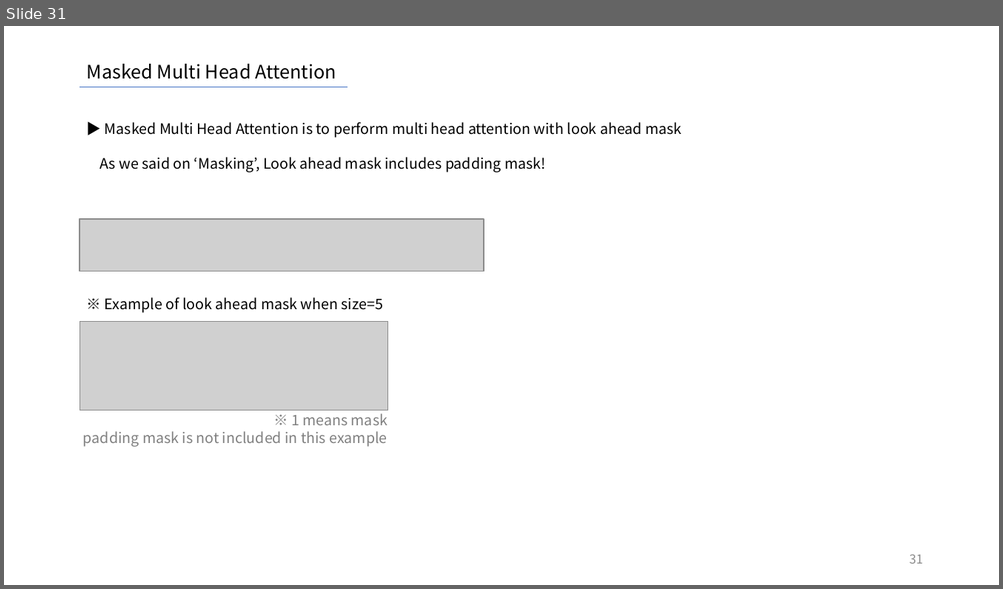
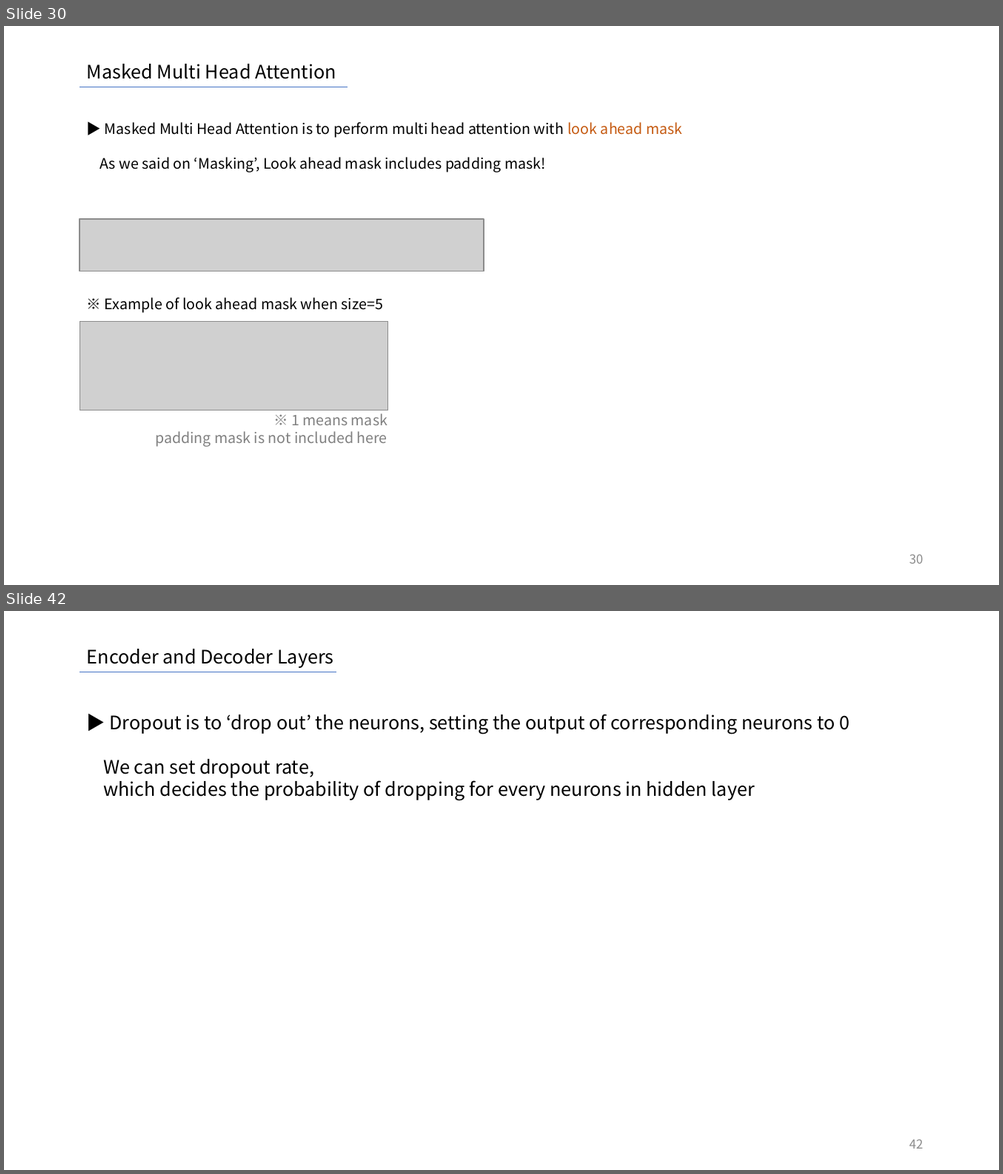
Before and after one commit to SiLviASizZ/HYU_2022, a slide deck: gradproj/meeting/0630_meeting/0702.pptx. Shown one above the other, each under a label of ours: slide 31 before the commit, slides 30 and 42 after it; the slides between them are not shown. The pictures are 1003x589 and 1003x1174 pixels, drawn with LibreOffice and Linux fonts; fonts in the diff are those of the drawing; grey boxes stand for pictures. Boxes give left, top, right and bottom in pixels: in the first picture for what was removed or moved away, otherwise in the second. Text is boxed around its words. In the diff, an @@ line names an element or a change of style, - is before the commit and + after.

```diff
--- a/gradproj/meeting/0630_meeting/0702.pptx
+++ b/gradproj/meeting/0630_meeting/0702.pptx
@@ slide 42 added at (4,611,999,1170), background #FFFFFF @@
@@ text added at (87,649,333,668), 18 pt, text #000000 @@
+Encoder and Decoder Layers
@@ line added from (79, 672) to (336, 672), #4472C4 0.5 pt @@
@@ text added at (103,714,849,801), 18 pt, text #000000 @@
+▶ Dropout is to ‘drop out’ the neurons, setting the output of corresponding neurons to 0
+We can set dropout rate,
+which decides the probability of dropping for every neurons in hidden layer
@@ page number added at (909,1139,923,1149), 12 pt, text #8C8C8C @@
+42
@@ what was slide 31 is now slide 30 @@
@@ slide 30 changed as well @@
@@ text at (105,122,682,138): text colour #000000 to #C55A11 in "look ahead mask" @@
@@ text at (155,432,387,447): text changed @@
-padding mask is not included in this example
+padding mask is not included here
@@ page number at (909,554,923,564): text changed @@
-31
+30
```
Also in this commit, not shown: 2 other slides changed, 80 other slides added, 1 slide removed, 24 other files.
